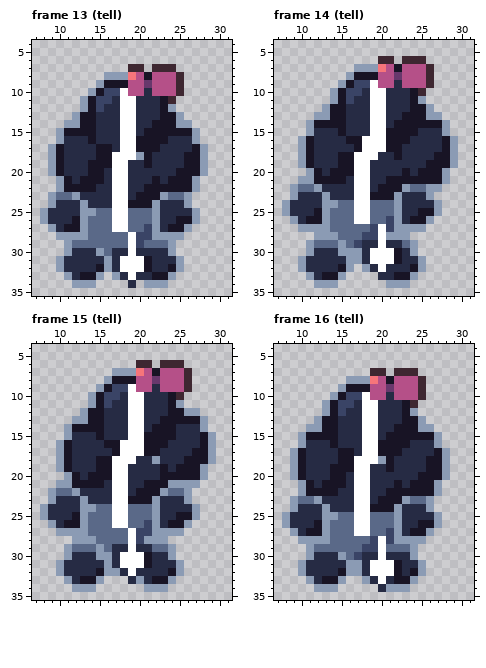
Two versions of one pixel-art file, art/minis/dog-pierre@75.aseprite. Above is the file before it was changed.
36x36 pixels, 24 frames. Shown: frame 13 (tell): x 7..31, y 4..35; frame 14 (tell): x 7..31, y 4..35; frame 15 (tell): x 7..31, y 4..35; frame 16 (tell): x 7..31, y 4..35.
After the commit:
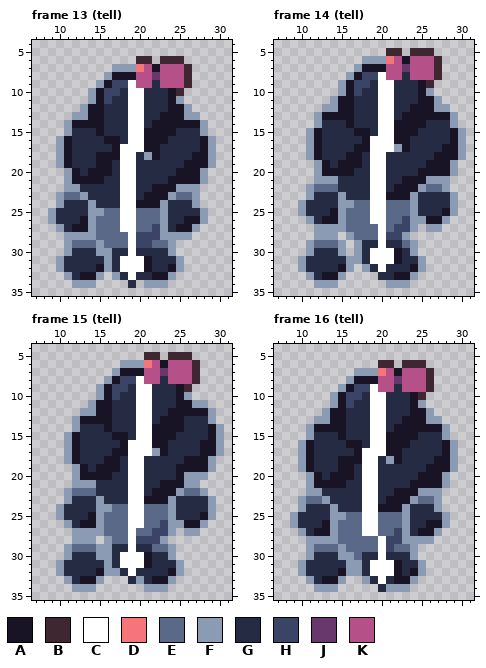
Palette (. is transparent): A #181425  B #3e2731  C #ffffff  D #f6757a  E #5a6988  F #8b9bb4  G #262b44  H #3a4466  J #68386c  K #b55088
The exact change:
Changed rows in their new state; - is an unchanged pixel.
Frame 13 (tell):
first column x 8:
 6 ------------BB-BBB----
 7 ---------FFFDKAKKKB---
 8 ---------AAA-KJ--KB---
 9 ---------HHC-KG--KB---
10 ----------GCC-GGA-----
11 -----.FA--G-C--GAF----
12 -------A--G-C--GAAF---
13 -----F-A--G-C----AFF--
14 ----A--A--G-C----AAAF-
15 --.FGGGA--G-C----GGGF-
16 ---A--G-AAG-C------GAF
17 -.FA---GGA--C------GAF
18 -.FA-----A--GFA---G-AF
19 -.FA--G--G-C-G------AF
20 -..FA---AG-C----------
21 --.FA----G-C--G----AF-
22 --.FFGG--G-C-G---FF---
23 -.F-EF---G-CG--AF-EF--
24 -.F--GF--G-C--AF--GF--
25 .F---G-F-E-C--EF---GF-
26 .F--GAF--E-C--EF-G-AF-
27 -.FG-AF--E-C-EHFG-AF--
28 --.---F-------H---F---
29 -------F-----H--------
30 --------F-------------
Frame 14 (tell):
first column x 8:
 5 -------------BB-BBB----
 6 ----------FFFDKAKKKB---
 7 ----------AAA-KJ--KB---
 8 ----------HHC-KG--KB---
 9 -----------GCC-GGA-----
10 ------.FA--G-C--GAF----
11 --------A--G-C--GAAF---
12 ------F-A--G-C----AFF--
13 -----A--A--G-C----AAAF-
14 ---.FGGGA--G-C----GGGF-
15 ----A--G-AAG-C------GAF
16 --.FA---GGA--C------GAF
17 --.FA-----A--CFA-----AF
18 --.FA--G-AG-C-G------AF
19 --..FA---AGCC----------
20 ---.FA---GGCC--G----AF-
21 --..FFFG-GGCCGG---FF---
22 -..FEEE--GGCCG-AAFEEF--
23 -..F-G-F-GGCC-AAF-GGGF-
24 ..F--GGFFEECC-EEF--GGF-
25 ..F-GGAF-EECC-EEFGGGAF-
26 -..FGAAF-EECCEEHFFAAF--
27 --..--FF---E-EHH-.FF---
28 -------.F-EE-HH--------
29 --------.F-------------
30 --------.--------------
Frame 15 (tell):
first column x 8:
 5 -------------BB-BBB----
 6 ----------FFFDKAKKKB---
 7 ----------AAA-KJ--KB---
 8 ----------HHC-KG--KB---
 9 -----------GCC-GGA-----
10 ------.FA--G-C--GAF----
11 --------A--G-C--GAAFF--
12 ------F-A--G-C----AAAF-
13 -----A--A--G-C----GGGF-
14 ---.FGGGA--G-C---A--GAF
15 ----A--G-AAG-C------GAF
16 --.FA---GGA--C-------AF
17 --.FA-----A--CFA---G-AF
18 --.FA--G-AG-C-G--------
19 --..FA---AGCC--G----AF-
20 ---.FA---GGCC--GG-FF---
21 --..FFFG-GGCCGG-AA-----
22 -..FEEE--GGCCG-AAFEEF--
23 -..F-G-F-GGCC-AAF-GGGF-
24 ..F--GGFFEECC-EEF--GGF-
25 ..F-GGAF-EECC-EEFGGGAF-
26 -..FGAAF-EECCEEHFFAAF--
27 --..--FF----EEHH-.FF---
28 -------.F----HH--------
29 --------F--------------
Frame 16 (tell):
first column x 8:
 6 ------------BB-BBB----
 7 ---------FFFDKAKKKB---
 8 ---------AAA-KJ--KB---
 9 ---------HHC-KG--KB---
10 ----------GCC-GGA-----
11 -----.FA--G-C--GAF----
12 -------A--G-C--GAAF---
13 -----F-A--G-C----AFF--
14 ----A--A--G-C----AAAF-
15 --.FGGGA--G-C----GGGF-
16 ---A--G-AAG-C------GAF
17 -.FA---GGA--C------GAF
18 -.FA-----A--GFA---G-AF
19 -.FA--G--G-C-G------AF
20 -..FA---AG-C----------
21 --.FA----G-C--G----AF-
22 --.FFGG--G-C-G---FF---
23 -.F-EF---G-CG--AF-EF--
24 -.F--GF--G-C--AF--GF--
25 .F---G-F-E-C--EF---GF-
26 .F--GAF--E-C--EF-G-AF-
27 -.FG-AF--E-C-EHFG-AF--
28 --.---F----E--H---F---
29 -------F--EE-H--------
30 --------FE------------
Boxes around the changes in both pictures, in picture pixels (x1, y1, x2, y2):
changed: (40, 56, 216, 256)
changed: (282, 48, 466, 256)
changed: (40, 352, 224, 552)
changed: (282, 360, 458, 560)
